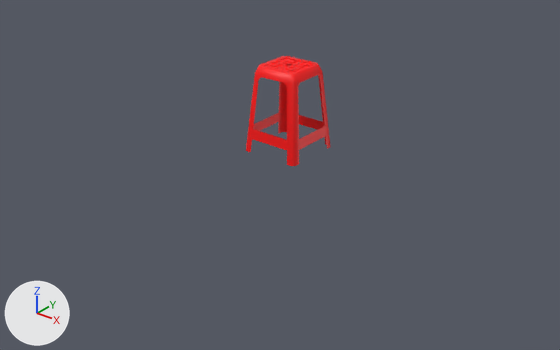
One commit to the glTF model public/models/plastic-stool-r.glb: the scene before it, then after it.
Both versions are drawn from a 50 mm lens placed at (2.42, -3.1, 1.55), pointed at (0.06, -0.15, -0.27). Arrows for +X, +Y and +Z are at lower left; the lights stay in place. The picture after the commit comes second. Vertices at exactly the same position are counted once.

Script lines for the objects in view, before the commit:
```python
me_cube = bpy.data.meshes.new('Cube')
me_cube.from_pydata(...)  # 384 vertices, 708 faces; spans x -0.173..0.173, y -0.173..0.173, z -0.187..0.292
me_cube.materials.append(mat_material)  # red #ff0000
ob_cube = bpy.data.objects.new('Cube', me_cube)
ob_cube.location = (0.0, 0.0, 0.0)
```
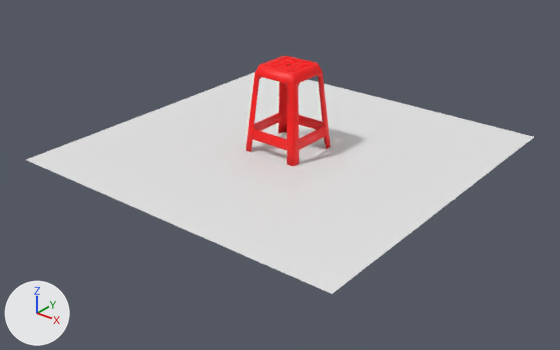
The newer file is also turned or shifted as a whole; pictures and numbers use the older file's frame.

Pixel boxes (x1, y1, x2, y2) of what changed, in the pictures (560 x 350 px):
'Plane', added: after (26, 72, 534, 294)
part 1 of me_cube, added (red): after (251, 64, 327, 150)

Edits to the bpy script that builds the scene:
```text
Change me_cube:
    used by ob_cube; location = (0.0, 0.0, 0.0)
    remove me_cube.from_pydata(...)  # 384 vertices, 708 faces; spans x -0.173..0.173, y -0.173..0.173, z -0.187..0.292
    add me_cube.from_pydata(...)  # 768 vertices, 1552 faces; spans x -0.173..0.173, y -0.173..0.173, z -0.188..0.292
    me_cube part 1: 384 vertices added at x -0.168..0.168, y -0.168..0.168, z -0.188..0.288
Add me_plane:
    me_plane.from_pydata([(-1.0, -1.0, 0.0), (1.0, -1.0, 0.0), (-1.0, 1.0, 0.0), (1.0, 1.0, 0.0)], [], [(0, 1, 3), (0, 3, 2)])
Add ob_plane:
    ob_plane = bpy.data.objects.new('Plane', me_plane)
    ob_plane.location = (0.0, 0.0, -0.186)
```
